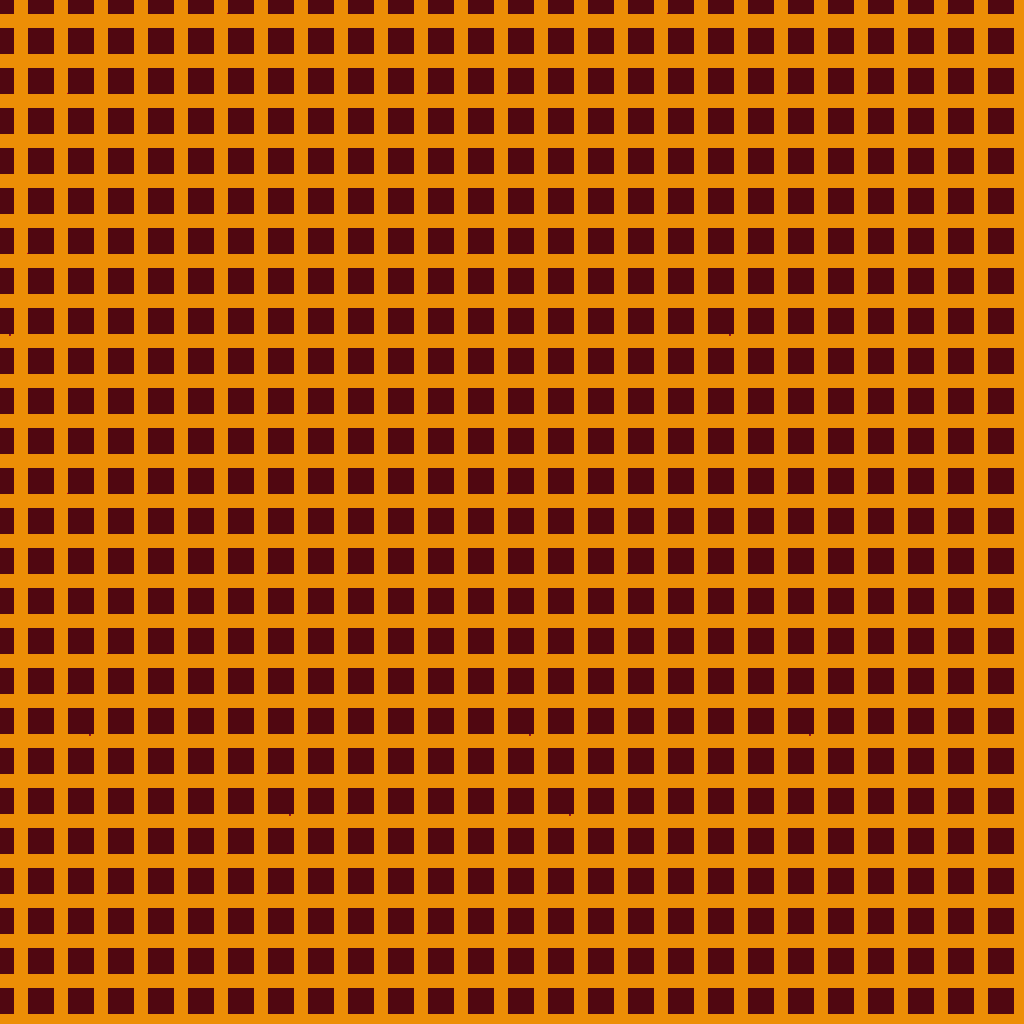
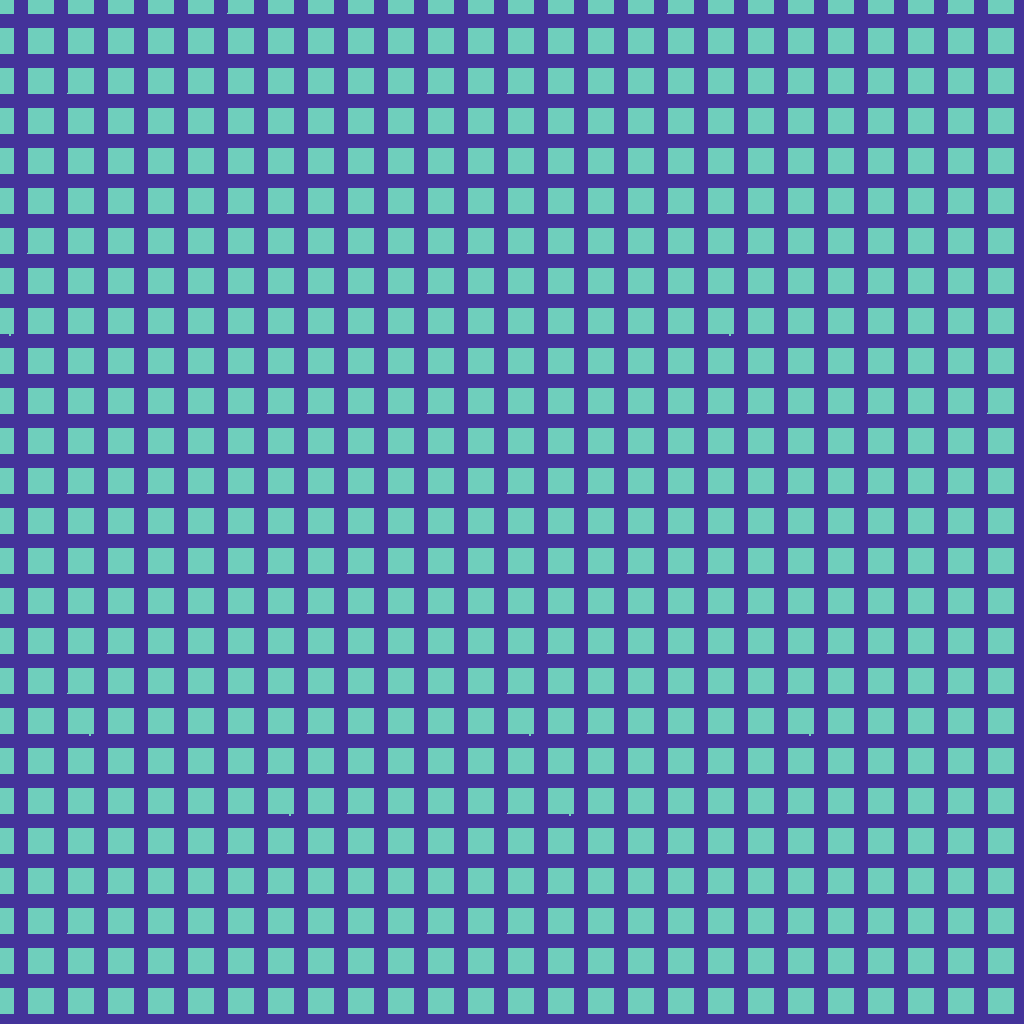
Revision of a layered w=1024, h=1024 image; what changed, layer by layer:
painted on "plane.png" over [0, 0, 1014, 1014]
painted on "Layer" over [0, 0, 1024, 1024]
